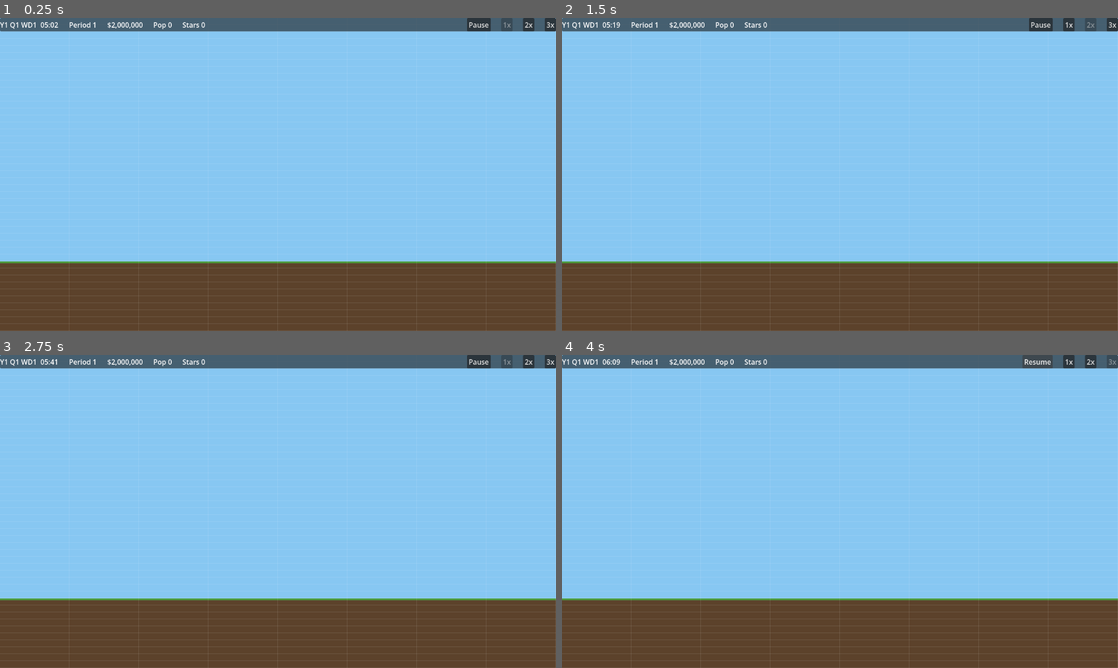
Above: before the commit, frames 1-4 (two rows, left to right).
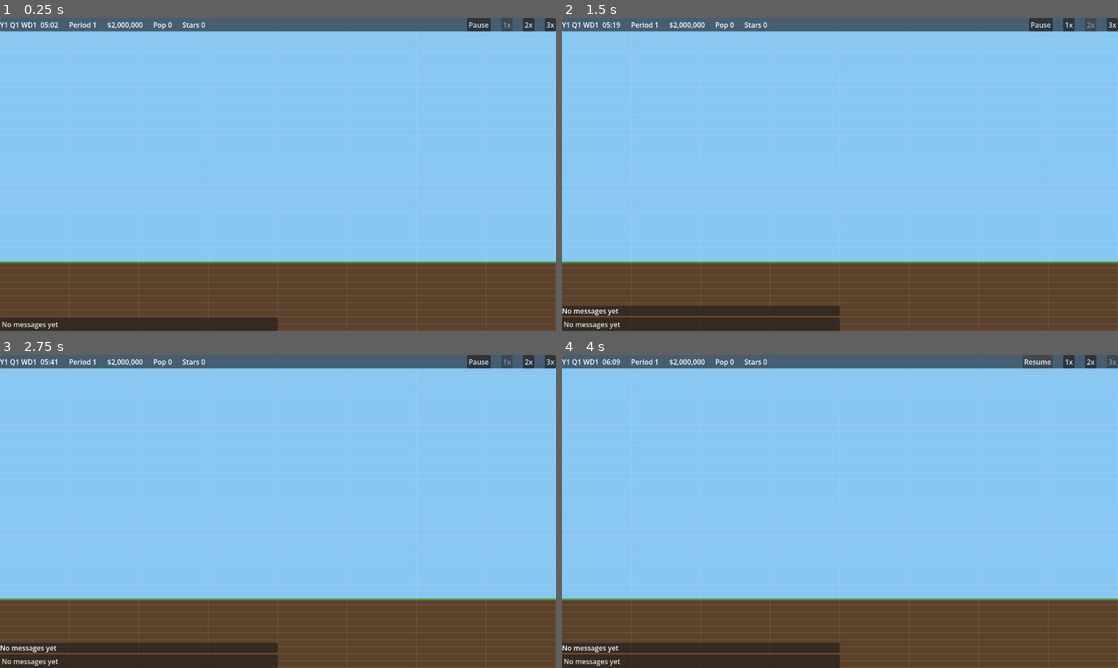
Above: after the commit, the same moments.

Repository: evidencelacking/TowerGame
Game: Godot game, scene res://scenes/main.tscn
Two runs of this game, one before a commit and one after it. Both use one fixed random seed, a clock stepped at 60 frames per second and the inputs below.
Inputs (mouse positions are in pixels of both pictures, inside the frame that each line leads up to):
- Up to frame 1 (0.25 s): no input
- Up to frame 2 (1.5 s): click (701, 324) at 0.5 s, where only the run after the commit has a clickable "No messages yet"; click "2x" at 1.25 s
- Up to frame 3 (2.75 s): click "1x" at 2 s
- Up to frame 4 (4 s): click "3x" at 2.75 s; click "Pause" at 3.5 s

The runs differ from the first frame. In frame 1, 2.1% of the frame differs, in the area x 0-50%, y 95-100%; in frame 2, 3.6%, in the area x 0-50%, y 92-100%; in frame 3, 3.6%; in frame 4, 3.6%.

Commit message:
feat: message line and scrollable message log, kept in the sim and saved (refs #19)
Co-Authored-By: Claude Sonnet 5.5 <noreply@anthropic.com>

Diff:
--- a/scenes/main.tscn
+++ b/scenes/main.tscn
@@ -1,9 +1,10 @@
-[gd_scene load_steps=6 format=3]
+[gd_scene load_steps=7 format=3]
 
 [ext_resource type="Script" path="res://scripts/view/placement_ghost.gd" id="ghost"]
 [ext_resource type="Script" path="res://scripts/main.gd" id="1"]
 [ext_resource type="Script" path="res://scripts/view/tower_renderer.gd" id="2"]
 [ext_resource type="Script" path="res://scripts/view/tower_camera.gd" id="cam"]
+[ext_resource type="Script" path="res://scripts/view/message_log.gd" id="msglog"]
 [ext_resource type="PackedScene" path="res://scenes/hud.tscn" id="hud"]
 
 [node name="Main" type="Node"]
@@ -19,3 +20,6 @@
 script = ExtResource("cam")
 
 [node name="Hud" parent="." instance=ExtResource("hud")]
+
+[node name="MessageLog" type="CanvasLayer" parent="."]
+script = ExtResource("msglog")
--- a/scripts/main.gd
+++ b/scripts/main.gd
@@ -17,3 +17,4 @@
 	renderer.people = [[1, 240], [3, 800]]
 	renderer.set_tower(_tower)
 	($PlacementGhost as PlacementGhost).set_tower(_tower)
+	($MessageLog as MessageLog).set_tower(_tower)
--- a/scripts/sim/clock.gd
+++ b/scripts/sim/clock.gd
@@ -131,6 +131,21 @@
 		_: return PERIOD_1_START
 
 
+## The clock as it stands after ticks advance() calls from the start, without replaying them. quarter_started is left clear.
+func set_to_tick(count: int) -> void:
+	var ticks := maxi(count, 0)
+	var day_ticks := 0
+	for p in PERIODS:
+		day_ticks += period_ticks(p)
+	var days := ticks / day_ticks
+	var left := ticks % day_ticks
+	var index := 0
+	while left >= period_ticks(index):
+		left -= period_ticks(index)
+		index += 1
+	load_ints([index, left, days % DAYS_PER_QUARTER, (days / DAYS_PER_QUARTER) % QUARTERS_PER_YEAR, 1 + days / (DAYS_PER_QUARTER * QUARTERS_PER_YEAR), 0] as Array[int])
+
+
 ## State for hashing and saving, in a fixed order.
 func state_ints() -> Array[int]:
 	return [_period, _ticks_in_period, _day, _quarter, _year, 1 if quarter_started else 0]
--- /dev/null
+++ b/scripts/sim/messages.gd
@@ -0,0 +1,63 @@
+class_name Messages
+extends RefCounted
+## The message record: a bounded list of (tick, code, a, b) integer entries, oldest first. The sim
+## appends when it refuses a command or something notable happens; the view words each code and
+## stamps the tick with the game clock. Integers only, so it saves and hashes exactly.
+
+## Refusal codes: a is the sim's reason code (Ledger, Floors or Rooms), b is extra detail.
+const PURCHASE_REFUSED := 10
+const FLOOR_REFUSED := 11  ## b: floor number.
+const LOBBY_REFUSED := 12
+const ROOM_REFUSED := 13  ## b: catalogue index.
+const BULLDOZE_REFUSED := 14  ## b: floor number.
+const REPLACE_REFUSED := 15  ## b: catalogue index.
+const STAIRS_REFUSED := 16  ## b: floor number.
+## Event codes.
+const FLOOR_BUILT := 20  ## a: floor number.
+const LOBBY_BUILT := 21  ## a: height in floors.
+const ROOM_BUILT := 22  ## a: catalogue index, b: floor number.
+const STAIRS_BUILT := 23  ## a: lower floor.
+const ROOM_REMOVED := 24  ## a: catalogue index, b: floor number.
+const ROOM_REPLACED := 25  ## a: new catalogue index, b: floor number.
+const CONDO_REFUND := 26  ## a: dollars paid back.
+
+const CAP := 500  ## Entries kept; the oldest drop first.
+const FIELDS := 4
+
+var _entries: Array[int] = []  ## Flat: tick, code, a, b per entry.
+
+
+func add(at_tick: int, code: int, a: int = 0, b: int = 0) -> void:
+	_entries.append_array([at_tick, code, a, b] as Array[int])
+	if count() > CAP:
+		_entries = _entries.slice(FIELDS)
+
+
+func count() -> int:
+	return _entries.size() / FIELDS
+
+
+## Entry i (0 is the oldest) as [tick, code, a, b].
+func entry(i: int) -> Array[int]:
+	var base := i * FIELDS
+	return [_entries[base], _entries[base + 1], _entries[base + 2], _entries[base + 3]] as Array[int]
+
+
+## Flat ints for hashing and saving: the count, then the entries.
+func state_ints() -> Array[int]:
+	var ints: Array[int] = [count()]
+	ints.append_array(_entries)
+	return ints
+
+
+static func valid_ints(ints: Array) -> bool:
+	for value in ints:
+		if typeof(value) != TYPE_INT:
+			return false
+	return ints.size() >= 1 and ints[0] >= 0 and ints[0] <= CAP and ints.size() == 1 + FIELDS * ints[0]
+
+
+func load_ints(ints: Array) -> void:
+	_entries = []
+	for i in range(1, ints.size()):
+		_entries.append(ints[i])
--- a/scripts/sim/tower.gd
+++ b/scripts/sim/tower.gd
@@ -12,6 +12,8 @@
 const LedgerScript := preload("res://scripts/sim/ledger.gd")
 const FloorsScript := preload("res://scripts/sim/floors.gd")
 const RoomsScript := preload("res://scripts/sim/rooms.gd")
+const MessagesScript := preload("res://scripts/sim/messages.gd")
+const CatalogueScript := preload("res://scripts/sim/room_catalogue.gd")
 
 ## The only way input changes the simulation. Queued for a tick and applied at one fixed
 ## point in that tick (see step). Integers only, so it saves and hashes exactly.
@@ -43,7 +45,7 @@
 		return command
 
 
-const SAVE_VERSION := 7
+const SAVE_VERSION := 8
 const HASH_OFFSET := -3750763034362895579  # FNV-1a 64-bit offset basis, as signed
 const HASH_PRIME := 1099511628211
 
@@ -54,6 +56,8 @@
 var ledger := LedgerScript.new()
 var floors := FloorsScript.new()
 var rooms := RoomsScript.new()
+## Refusals and notable events, for the message log (see Messages).
+var messages := MessagesScript.new()
 ## Result of the most recent PURCHASE, BUILD_FLOOR, BUILD_LOBBY, PLACE_ROOM, PLACE_STAIRS, BULLDOZE or REPLACE_ROOM command (OK or a refusal reason; see
 ## Ledger and Floors for the codes).
 var last_refusal: int = 0
@@ -112,29 +116,57 @@
 		Command.PURCHASE:
 			if command.args.size() == 2:
 				last_refusal = ledger.charge(tick, command.args[0], command.args[1])
+				_note_refusal(MessagesScript.PURCHASE_REFUSED, command.args[1])
 		Command.REFUND:
 			if command.args.size() == 2:
 				ledger.refund(tick, command.args[0], command.args[1])
 		Command.BUILD_FLOOR:
 			if command.args.size() == 3:
 				last_refusal = floors.build_span(ledger, tick, command.args[0], command.args[1], command.args[2])
+				if not _note_refusal(MessagesScript.FLOOR_REFUSED, command.args[0]):
+					messages.add(tick, MessagesScript.FLOOR_BUILT, command.args[0])
 		Command.BUILD_LOBBY:
 			if command.args.size() == 4:
 				last_refusal = floors.build_lobby(ledger, tick, command.args[0], command.args[1], command.args[2], command.args[3])
+				if not _note_refusal(MessagesScript.LOBBY_REFUSED, 0):
+					messages.add(tick, MessagesScript.LOBBY_BUILT, command.args[3])
 		Command.PLACE_ROOM:
 			if command.args.size() == 3:
 				last_refusal = rooms.place_room(grid, floors, ledger, tick, command.args[0], command.args[1], command.args[2])
+				if not _note_refusal(MessagesScript.ROOM_REFUSED, command.args[0]):
+					messages.add(tick, MessagesScript.ROOM_BUILT, command.args[0], command.args[1])
 		Command.BULLDOZE:
 			if command.args.size() == 2:
+				var doomed := rooms.check_bulldoze(grid, floors, command.args[0], command.args[1])
+				var doomed_kind := CatalogueScript.IDS.find(rooms.kind_of(doomed["room_id"]))
 				last_refusal = rooms.bulldoze(grid, floors, ledger, tick, command.args[0], command.args[1])
+				if not _note_refusal(MessagesScript.BULLDOZE_REFUSED, command.args[0]):
+					messages.add(tick, MessagesScript.ROOM_REMOVED, doomed_kind, command.args[0])
+					if doomed["refund"] > 0:
+						messages.add(tick, MessagesScript.CONDO_REFUND, doomed["refund"])
 		Command.REPLACE_ROOM:
 			if command.args.size() == 3:
+				var replaced := rooms.check_bulldoze(grid, floors, command.args[1], command.args[2])
 				last_refusal = rooms.replace_room(grid, floors, ledger, tick, command.args[0], command.args[1], command.args[2])
+				if not _note_refusal(MessagesScript.REPLACE_REFUSED, command.args[0]):
+					messages.add(tick, MessagesScript.ROOM_REPLACED, command.args[0], command.args[1])
+					if replaced["refund"] > 0:
+						messages.add(tick, MessagesScript.CONDO_REFUND, replaced["refund"])
 		Command.PLACE_STAIRS:
 			if command.args.size() == 2:
 				last_refusal = rooms.place_stairs(grid, floors, ledger, tick, command.args[0], command.args[1])
+				if not _note_refusal(MessagesScript.STAIRS_REFUSED, command.args[0]):
+					messages.add(tick, MessagesScript.STAIRS_BUILT, command.args[0])
 		_:
 			push_error("Unknown sim command kind %d" % command.kind)
+
+
+## Logs the refusal in last_refusal, if it is one. Returns true if it was.
+func _note_refusal(code: int, detail: int) -> bool:
+	if last_refusal == 0:
+		return false
+	messages.add(tick, code, last_refusal, detail)
+	return true
 
 
 ## Per-tick systems, in a fixed order: the clock first, then (later) the grid and the rest.
@@ -158,6 +190,7 @@
 	ints.append_array(ledger.state_ints())
 	ints.append_array(floors.state_ints())
 	ints.append_array(rooms.state_ints())
+	ints.append_array(messages.state_ints())
 	ints.append(last_refusal)
 	ints.append(_queue.size())
 	for command in _queue:
@@ -179,7 +212,7 @@
 	var queued: Array = []
 	for command in _queue:
 		queued.append([command.tick, command.kind, command.args.duplicate()])
-	return {"version": SAVE_VERSION, "tick": tick, "rng_state": …(136 unchanged characters)… e_ints(), "rooms": rooms.state_ints(), "last_refusal": last_refusal, "queue": queued}
+	return {"version": SAVE_VERSION, "tick": tick, "rng_state": …(136 unchanged characters)… e_ints(), "rooms": rooms.state_ints(), "messages": messages.state_ints(), "last_refusal": last_refusal, "queue": queued}
 
 
 ## Replaces this tower's state with a save() result. Returns false, changing nothing, if
@@ -195,13 +228,16 @@
 	var ledger_ints: Variant = data.get("ledger")
 	var floors_ints: Variant = data.get("floors")
 	var rooms_ints: Variant = data.get("rooms")
+	var messages_ints: Variant = data.get("messages")
 	var queue_data: Variant = data.get("queue")
-	if not (clock_ints is Array and grid_ints is Array and ledger_ints is Array and floors_ints is Array and rooms_ints is Array and queue_data is Array):
+	if not (clock_ints is Array and grid_ints is Array and ledger_ints is Array and floors_ints is Array and rooms_ints is Array and messages_ints is Array and queue_data is Array):
 		return false
 	var loaded_grid := Grid.new()
 	if not Clock.valid_ints(clock_ints) or not loaded_grid.load_ints(grid_ints) or not LedgerScript.valid_ints(ledger_ints) or not FloorsScript.valid_ints(floors_ints):
 		return false
 	if not RoomsScript.valid_ints(rooms_ints, loaded_grid):
+		return false
+	if not MessagesScript.valid_ints(messages_ints):
 		return false
 	var loaded_queue: Array[Command] = []
 	for entry in queue_data:
@@ -222,6 +258,7 @@
 	ledger = loaded_ledger
 	floors.load_ints(floors_ints)
 	rooms.load_ints(rooms_ints)
+	messages.load_ints(messages_ints)
 	last_refusal = data["last_refusal"]
 	tick = data["tick"]
 	rng.state = data["rng_state"]
--- /dev/null
+++ b/scripts/view/message_log.gd
@@ -0,0 +1,205 @@
+class_name MessageLog
+extends CanvasLayer
+## The message line (latest message) and the scrollable message log, bottom left. Click the line
+## or press M to open the log; mouse wheel, PageUp/PageDown or the scroll bar move through it.
+## View only: it reads Tower.messages, words each code in our own text and stamps each entry with
+## the game clock as the HUD shows it. Wording for refusals is shared with the placement ghost.
+
+const Ghost := preload("res://scripts/view/placement_ghost.gd")
+const HudScript := preload("res://scripts/view/hud.gd")
+const Clock := preload("res://scripts/sim/clock.gd")
+const TowerSim := preload("res://scripts/sim/tower.gd")
+const Msg := preload("res://scripts/sim/messages.gd")
+const CatalogueScript := preload("res://scripts/sim/room_catalogue.gd")
+
+const ROWS: int = 12  ## Entries shown at once when the log is open.
+const EMPTY_TEXT := "No messages yet"
+
+var tower: TowerSim = null
+var first_row: int = 0  ## Index of the first entry shown when open.
+var _follow: bool = true  ## Stay on the newest entries until the player scrolls up.
+var _line: Button
+var _panel: PanelContainer
+var _text: Label
+var _bar: VScrollBar
+var _shown_count: int = -1
+var _shown_tick: int = -1
+
+
+func _ready() -> void:
+	layer = 4
+	var root := VBoxContainer.new()
+	root.anchor_top = 1.0
+	root.anchor_bottom = 1.0
+	root.anchor_right = 0.5
+	root.grow_vertical = Control.GROW_DIRECTION_BEGIN
+	root.mouse_filter = Control.MOUSE_FILTER_IGNORE
+	add_child(root)
+	_panel = PanelContainer.new()
+	var row := HBoxContainer.new()
+	_text = Label.new()
+	_text.size_flags_horizontal = Control.SIZE_EXPAND_FILL
+	_bar = VScrollBar.new()
+	_bar.value_changed.connect(_on_bar_changed)
+	row.add_child(_text)
+	row.add_child(_bar)
+	_panel.add_child(row)
+	_panel.visible = false
+	root.add_child(_panel)
+	_line = Button.new()
+	_line.name = "MessageLine"
+	_line.alignment = HORIZONTAL_ALIGNMENT_LEFT
+	_line.focus_mode = Control.FOCUS_NONE
+	_line.pressed.connect(toggle)
+	root.add_child(_line)
+	_refresh(true)
+
+
+func set_tower(value: TowerSim) -> void:
+	tower = value
+	_follow = true
+	_refresh(true)
+
+
+func is_open() -> bool:
+	return _panel.visible
+
+
+func toggle() -> void:
+	_panel.visible = not _panel.visible
+	_refresh(true)
+
+
+func _process(_delta: float) -> void:
+	_refresh()
+
+
+func _unhandled_key_input(event: InputEvent) -> void:
+	var key := event as InputEventKey
+	if key == null or not key.pressed or key.echo:
+		return
+	match key.keycode:
+		KEY_M: toggle()
+		KEY_PAGEUP: if is_open(): scroll_by(-ROWS)
+		KEY_PAGEDOWN: if is_open(): scroll_by(ROWS)
+
+
+func _input(event: InputEvent) -> void:
+	var button := event as InputEventMouseButton
+	if button == null or not button.pressed or not is_open():
+		return
+	if not _panel.get_global_rect().has_point(button.position):
+		return
+	if button.button_index == MOUSE_BUTTON_WHEEL_UP:
+		scroll_by(-3)
+	elif button.button_index == MOUSE_BUTTON_WHEEL_DOWN:
+		scroll_by(3)
+
+
+## Moves the window by delta entries, clamped. Reaching the end resumes following new messages.
+func scroll_by(delta: int) -> void:
+	var last := _max_offset()
+	first_row = clampi(first_row + delta, 0, last)
+	_follow = first_row >= last
+	_refresh(true)
+
+
+func _max_offset() -> int:
+	return maxi(_count() - ROWS, 0)
+
+
+func _count() -> int:
+	return 0 if tower == null else tower.messages.count()
+
+
+## "Y1 Q1 WD1  05:00": the game clock when the entry was logged, in the HUD's format. Commands
+## apply after the tick counter increments and before the clock advances, so it is one tick back.
+static func stamp(at_tick: int) -> String:
+	var clock := Clock.new()
+	clock.set_to_tick(at_tick - 1)
+	return "Y%d Q%d %s  %02d:%02d" % [
+		clock.year(), clock.quarter(), HudScript.DAY_NAMES[clock.day_of_week()], clock.hour(), clock.minute()]
+
+
+static func _kind_name(kind_index: int) -> String:
+	if kind_index < 0 or kind_index >= CatalogueScript.IDS.size():
+		return "room"
+	return CatalogueScript.IDS[kind_index]
+
+
+static func _floor_name(floor_number: int) -> String:
+	return "B%d" % -floor_number if floor_number < 0 else str(floor_number)
+
+
+## Our own wording for a message code and its integer args.
+static func describe(code: int, a: int, b: int) -> String:
+	match code:
+		Msg.PURCHASE_REFUSED, Msg.FLOOR_REFUSED, Msg.LOBBY_REFUSED:
+			return "Refused: " + Ghost.reason_text("floors", a)
+		Msg.ROOM_REFUSED, Msg.REPLACE_REFUSED, Msg.STAIRS_REFUSED:
+			return "Refused: " + _rooms_reason(a)
+		Msg.BULLDOZE_REFUSED:
+			return "Refused: " + Ghost.reason_text("bulldoze", a)
+		Msg.FLOOR_BUILT: return "Floor built on %s" % _floor_name(a)
+		Msg.LOBBY_BUILT: return "Lobby built, %d floor%s tall" % [a, "" if a == 1 else "s"]
+		Msg.ROOM_BUILT: return "Built %s on floor %s" % [_kind_name(a), _floor_name(b)]
+		Msg.STAIRS_BUILT: return "Stairs built from floor %s" % _floor_name(a)
+		Msg.ROOM_REMOVED: return "Bulldozed %s on floor %s" % [_kind_name(a), _floor_name(b)]
+		Msg.ROOM_REPLACED: return "Replaced with %s on floor %s" % [_kind_name(a), _floor_name(b)]
+		Msg.CONDO_REFUND: return "Condo sale paid back $%d" % a
+	return "Something happened"
+
+
+## Room placement and replace can also pass on bulldoze refusals; use the table that knows the code.
+static func _rooms_reason(code: int) -> String:
+	if Ghost.ROOM_TEXT.has(code) or not Ghost.BULLDOZE_TEXT.has(code):
+		return Ghost.reason_text("rooms", code)
+	return Ghost.reason_text("bulldoze", code)
+
+
+## Entry i (0 is the oldest) as one line, e.g. "Y1 Q1 WD1  05:00  Built office on floor 2".
+func line_for(i: int) -> String:
+	var e := tower.messages.entry(i)
+	return "%s  %s" % [stamp(e[0]), describe(e[1], e[2], e[3])]
+
+
+## Every entry as a line, oldest first. Nothing is shortened.
+func all_lines() -> Array[String]:
+	var lines: Array[String] = []
+	for i in _count():
+		lines.append(line_for(i))
+	return lines
+
+
+## The lines the open log shows now: the window of ROWS entries starting at first_row.
+func visible_lines() -> Array[String]:
+	var lines: Array[String] = []
+	for i in range(first_row, mini(first_row + ROWS, _count())):
+		lines.append(line_for(i))
+	return lines
+
+
+func _refresh(force: bool = false) -> void:
+	if _line == null:
+		return
+	var count := _count()
+	var newest := 0
+	if count > 0:
+		newest = tower.messages.entry(count - 1)[0]
+	if not force and count == _shown_count and newest == _shown_tick:
+		return
+	_shown_count = count
+	_shown_tick = newest
+	_line.text = EMPTY_TEXT if count == 0 else line_for(count - 1)
+	if _follow:
+		first_row = _max_offset()
+	first_row = clampi(first_row, 0, _max_offset())
+	_text.text = "\n".join(visible_lines()) if count > 0 else EMPTY_TEXT
+	_bar.max_value = count
+	_bar.page = mini(ROWS, count)
+	_bar.set_value_no_signal(first_row)
+	_bar.visible = count > ROWS
+
+
+func _on_bar_changed(value: float) -> void:
+	scroll_by(roundi(value) - first_row)
--- a/scripts/view/placement_ghost.gd
+++ b/scripts/view/placement_ghost.gd
@@ -45,6 +45,8 @@
 	RoomsScript.OVER_SHAFT: "Over a shaft",
 	RoomsScript.NOTHING_BELOW: "Nothing below to rest on",
 	RoomsScript.OVERHANG: "Too wide for the floor below",
+	RoomsScript.NO_FLOOR_FOR_STAIRS: "No floor to stand the stairs on",
+	RoomsScript.STAIRS_LIMIT: "Too many stairs already",
 }
 const BULLDOZE_TEXT: Dictionary = {
 	RoomsScript.BAD_FLOOR: "Not a floor",
--- a/tests/run_tests.gd
+++ b/tests/run_tests.gd
@@ -19,6 +19,7 @@
 const TestReplace := preload("res://tests/test_replace.gd")
 const TestStairs := preload("res://tests/test_stairs.gd")
 const TestGhost := preload("res://tests/test_ghost.gd")
+const TestMessages := preload("res://tests/test_messages.gd")
 
 var failures := 0
 
@@ -41,6 +42,7 @@
 	TestReplace.run(check)
 	TestStairs.run(check)
 	TestGhost.run(check)
+	TestMessages.run(check)
 	print("TESTS FINISHED failures=%d" % failures)
 	quit(failures)
 
--- /dev/null
+++ b/tests/test_messages.gd
@@ -0,0 +1,104 @@
+extends RefCounted
+## Message log tests (2.11): the sim records refusals and events with their tick, keeps at least
+## 200 (oldest dropped past the cap), saves and loads them, and the view words and scrolls them.
+
+const TowerSim := preload("res://scripts/sim/tower.gd")
+const Command := TowerSim.Command
+const Msg := preload("res://scripts/sim/messages.gd")
+const RoomsScript := preload("res://scripts/sim/rooms.gd")
+const Clock := preload("res://scripts/sim/clock.gd")
+const Log := preload("res://scripts/view/message_log.gd")
+const TestRooms := preload("res://tests/test_rooms.gd")
+const TestBulldoze := preload("res://tests/test_bulldoze.gd")
+
+
+static func _view(tower: TowerSim) -> Log:
+	var view := Log.new()
+	view._ready()
+	view.set_tower(tower)
+	return view
+
+
+static func _last(t: TowerSim) -> Array[int]:
+	return t.messages.entry(t.messages.count() - 1)
+
+
+static func run(check: Callable) -> void:
+	# Builds and refusals append entries with the tick they applied at.
+	var t := TestBulldoze._wide()
+	check.call(t.messages.count() == 1 and t.messages.entry(0)[1] == Msg.LOBBY_BUILT, "building the lobby is logged")
+	TestRooms._room(t, TestRooms.OFFICE, 2, 100)
+	var last := _last(t)
+	check.call(last[0] == t.tick and last[1] == Msg.ROOM_BUILT and last[2] == TestRooms.OFFICE and last[3] == 2, "a room built is logged with its tick, kind and floor")
+	TestRooms._room(t, TestRooms.OFFICE, 2, 100)
+	last = _last(t)
+	check.call(last[0] == t.tick and last[1] == Msg.ROOM_REFUSED and last[2] == RoomsScript.OVERLAPS_ROOM, "a refused room is logged with the sim's reason and its tick")
+	TestBulldoze._dozer(t, 2, 100)
+	last = _last(t)
+	check.call(last[0] == t.tick and last[1] == Msg.ROOM_REMOVED and last[2] == TestRooms.OFFICE and last[3] == 2, "a bulldoze is logged with the room kind")
+	TestBulldoze._dozer(t, 1, 104)
+	last = _last(t)
+	check.call(last[1] == Msg.BULLDOZE_REFUSED and last[2] == RoomsScript.PERMANENT, "a refused bulldoze is logged")
+	TestRooms._room(t, TestRooms.CONDO, 2, 100)
+	t.rooms.set_sold(t.grid.cell_at(2, 100), true)
+	var before := t.messages.count()
+	TestRooms._send(t, Command.REPLACE_ROOM, [TestRooms.OFFICE, 2, 100] as Array[int])
+	check.call(t.messages.count() == before + 2, "replacing a sold condo logs the replace and the refund")
+	check.call(t.messages.entry(before)[1] == Msg.ROOM_REPLACED and _last(t)[1] == Msg.CONDO_REFUND and _last(t)[2] == 80000, "the refund entry carries the amount")
+
+	# The clock stamp matches a clock stepped tick by tick.
+	var stepped := Clock.new()
+	var matches := true
+	for n in 6000:
+		var jumped := Clock.new()
+		jumped.set_to_tick(n)
+		if jumped.state_ints().slice(0, 5) != stepped.state_ints().slice(0, 5):
+			matches = false
+		stepped.advance()
+	check.call(matches, "set_to_tick matches a clock stepped one tick at a time")
+
+	# 200+ messages are kept, in order, readable and scrollable in the view.
+	var many := TestBulldoze._wide()
+	for i in 249:
+		TestRooms._send(many, Command.BUILD_FLOOR, [500, 100, 109] as Array[int])  # refused: not a floor
+	check.call(many.messages.count() == 250, "250 messages are all kept")
+	var view := _view(many)
+	var lines := view.all_lines()
+	check.call(lines.size() == 250, "the view reads all 250 entries")
+	var stamped := true
+	for line in lines:
+		stamped = stamped and line.begins_with("Y1 Q1 ") and line.length() > 20
+	check.call(stamped, "every line carries the game clock stamp and its text")
+	check.call(lines[0].ends_with("Lobby built, 1 floor tall") and lines[249].ends_with("Refused: Not a floor"), "lines are worded, oldest first, nothing truncated")
+	check.call(view._line.text == lines[249], "the message line shows the latest message")
+	check.call(view.first_row == 250 - Log.ROWS and view.visible_lines().size() == Log.ROWS and view.visible_lines()[Log.ROWS - 1] == lines[249], "the open log follows the newest entries")
+	var seen := {}
+	view.scroll_by(-100000)
+	check.call(view.first_row == 0 and view.visible_lines()[0] == lines[0], "scrolling up clamps at the oldest entry")
+	for _step in 100:
+		for line in view.visible_lines():
+			seen[line] = true
+		if view.first_row >= 250 - Log.ROWS:
+			break
+		view.scroll_by(Log.ROWS)
+	check.call(view.visible_lines()[Log.ROWS - 1] == lines[249], "scrolling down reaches the newest entry")
+	check.call(view.visible_lines().size() == Log.ROWS and view._bar.visible, "the window stays a fixed size with a scroll bar")
+	check.call(seen.size() >= 2, "scrolling shows different entries")
+	view.free()
+
+	# Past the cap the oldest drop.
+	var full := TowerSim.new(0)
+	for i in Msg.CAP + 10:
+		full.messages.add(i + 1, Msg.CONDO_REFUND, i)
+	check.call(Msg.CAP >= 200, "the cap keeps at least 200")
+	check.call(full.messages.count() == Msg.CAP, "the log never grows past its cap")
+	check.call(full.messages.entry(0)[2] == 10 and full.messages.entry(Msg.CAP - 1)[2] == Msg.CAP + 9, "past the cap the oldest entries drop first")
+
+	# Save and load round-trips the log, and a bad one is refused.
+	var copy := TowerSim.new(0)
+	check.call(copy.load_state(many.save()), "a tower with messages loads")
+	check.call(copy.messages.state_ints() == many.messages.state_ints(), "the log survives save and load")
+	check.call(copy.state_hash() == many.state_hash(), "the loaded tower hashes the same")
+	var bad := many.save()
+	bad["messages"] = [5, 1, 2]
+	check.call(not TowerSim.new(0).load_state(bad), "a save with a malformed log is refused")
Not shown, added: scripts/sim/messages.gd.uid
Not shown, added: scripts/view/message_log.gd.uid
Not shown, added: tests/test_messages.gd.uid
